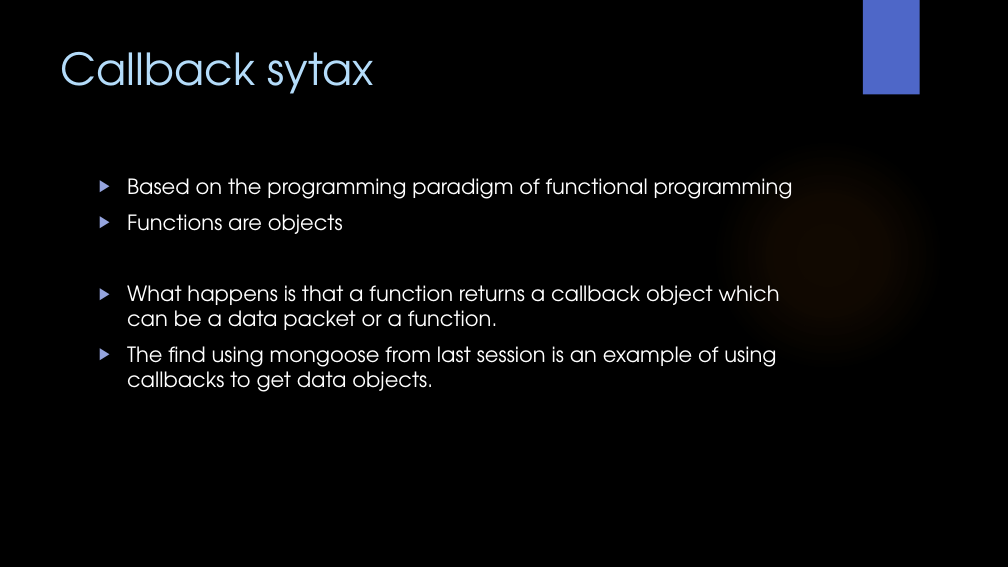
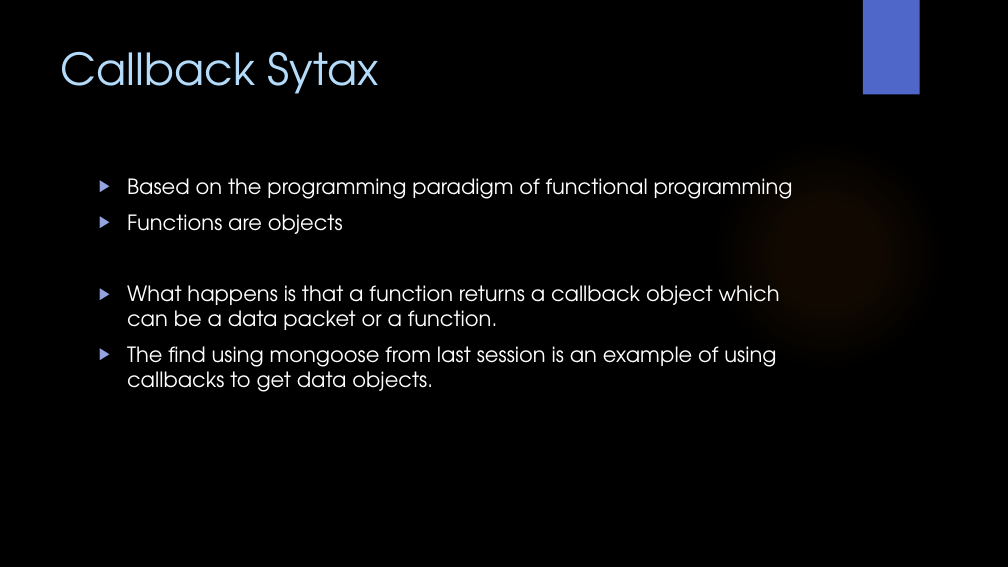
Before and after one commit to WitsSoftDev/SoftDev2016, a slide deck: slide 27 of Session 4/Softdev Session 4 2016.pptx (slide 29 before the commit). Drawn at 1008x567 pixels with LibreOffice and Linux fonts; fonts in the diff are those of the drawing; background and template pictures are left out. Boxes give left, top, right and bottom in pixels: in the first picture for what was removed or moved away, otherwise in the second. Text is boxed around its words. In the diff, an @@ line names an element or a change of style, - is before the commit and + after.

```diff
--- a/Session 4/Softdev Session 4 2016.pptx
+++ b/Session 4/Softdev Session 4 2016.pptx
@@ title at (61, 52, 379, 94): text changed @@
-Callback sytax
+Callback Sytax
```
Also in this commit, not shown: 3 other slides changed, 2 slides removed, 3 other files.
